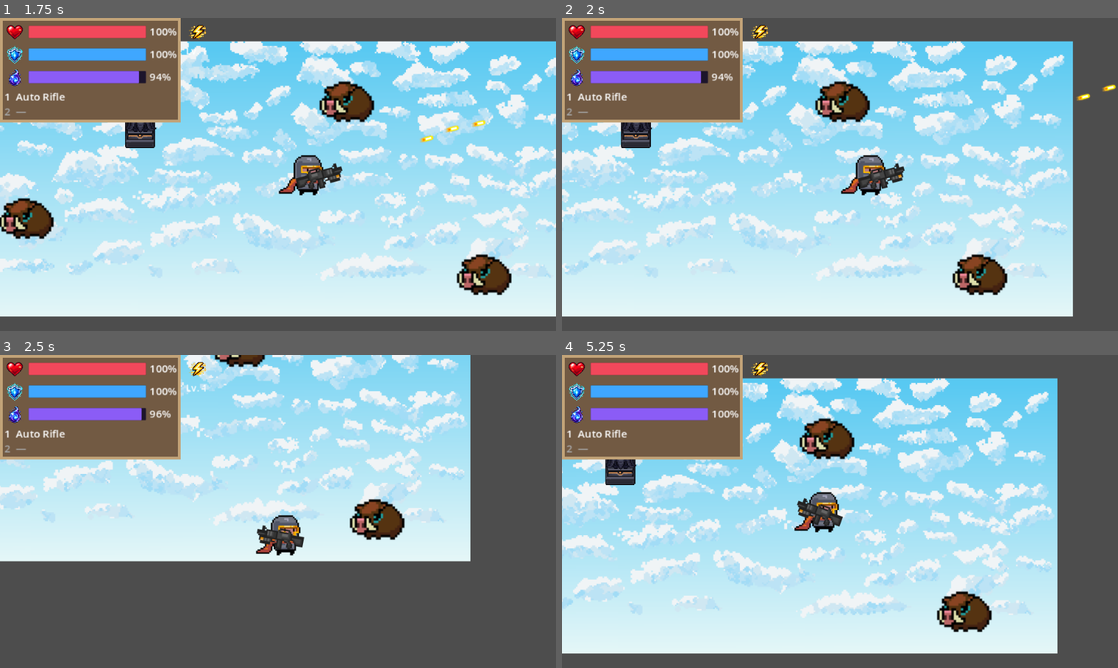
Above: before the commit, frames 1-4 (two rows, left to right).
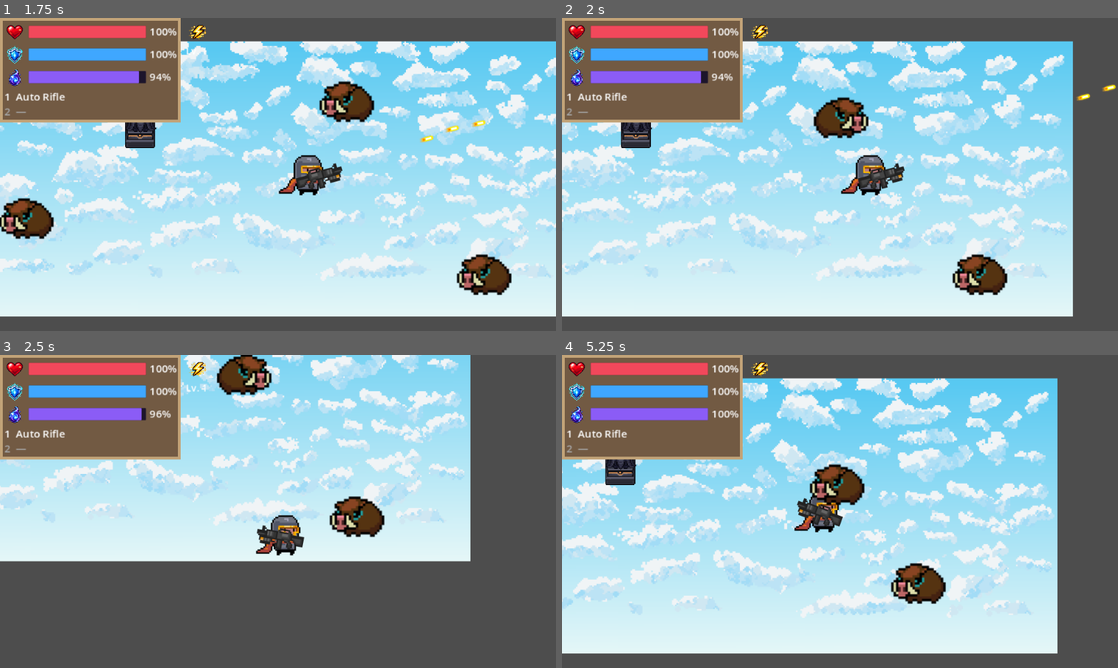
Above: after the commit, the same moments.

Repository: howtokys/eternal-sparks
Game: Godot game, scene res://scenes/World.tscn
Same seed, same stepped clock (60 frames per second), same inputs: the game is played once before the commit and once after it. This scene is started directly instead of the project's main scene. Sound files missing from this copy of the repository are replaced by a short silence.
Inputs (mouse positions are in pixels of both pictures, inside the frame that each line leads up to):
- Up to frame 1 (1.75 s): click "Speed Boost" at 0.5 s; tap Enter at 1.25 s; move the mouse to (400, 158) at 1.27 s; hold D (move_right) from 1.28 s (still down); hold E (interact) from 1.28 s (still down); click (400, 158) at 1.42 s
- Up to frame 2 (2 s): keep holding D (move_right); keep holding E (interact)
- Up to frame 3 (2.5 s): move the mouse to (166, 527) at 2.02 s; release D (move_right) at 2.03 s; release E (interact) at 2.03 s; hold S (move_down) from 2.03 s (still down); tap 1 (weapon_slot_1) at 2.1 s
- Up to frame 4 (5.25 s): move the mouse to (895, 442) at 2.77 s; release S (move_down) at 2.78 s; hold D (move_right) 2.78-3.53 s; hold 2 (weapon_slot_2) 2.78-3.53 s; move the mouse to (812, 574) at 3.52 s; hold W (move_up) 3.53-4.28 s; tap E (interact) at 3.6 s; click (812, 574) at 3.67 s; move the mouse to (1006, 558) at 4.27 s; hold 1 (weapon_slot_1) 4.28-5.03 s; hold A (move_left) from 4.28 s (still down); move the mouse to (673, 464) at 5.02 s; tap 2 (weapon_slot_2) at 5.1 s

Frame 1 is identical in both runs. In frame 2, 1.4% of the frame differs, in the area x 45-56%, y 20-39%; in frame 3, 2.4%; in frame 4, 4.1%, in the area x 42-78%, y 20-89%.
Error before the commit: Parse Error: Too few arguments for "update_hit_display()" call. Expected at least 1 but received 0. (res://scripts/enemy.gd:57)

Commit message:
merge main and some minor bug fix
Fixes damage stacking and gun direaction breaking

Diff:
--- a/scenes/First_Room.tscn
+++ b/scenes/First_Room.tscn
@@ -8,7 +8,9 @@
 [ext_resource type="PackedScene" uid="uid://csy4bgetfo0uy" path="res://scenes/chest.tscn" id="5_01mts"]
 [ext_resource type="PackedScene" uid="uid://5daivydu6730" path="res://scenes/HUD.tscn" id="6_f24qu"]
 [ext_resource type="Texture2D" uid="uid://cwj75ou4okqco" path="res://sprites/chests/Blue_Chest.png" id="8_blue_chest"]
+[ext_resource type="PackedScene" uid="uid://71e44rua1rey" path="res://scenes/poison_crate.tscn" id="8_ifb5r"]
 [ext_resource type="Texture2D" uid="uid://djh3bo72pjv57" path="res://sprites/chests/Golden_Chest.png" id="9_golden_chest"]
+[ext_resource type="PackedScene" uid="uid://i2xcix43ba4p" path="res://scenes/fireblast_crate.tscn" id="9_of64y"]
 [ext_resource type="Resource" path="res://Chest_loot/weapon_long_katana.tres" id="11_weapon_long_katana"]
 [ext_resource type="Resource" path="res://Chest_loot/weapon_ember_staff.tres" id="12_weapon_ember_staff"]
 
--- a/scripts/crate.gd
+++ b/scripts/crate.gd
@@ -31,7 +31,7 @@
 	var hit_direction := Vector2.RIGHT
 	if area is Bullet:
 		hit_direction = area.target_position.normalized()
-	elif area.global_position != global_position:
+	elif area and area.global_position != global_position:
 		hit_direction = global_position.direction_to(area.global_position)
 
 	collision.set_deferred("disabled", true)
--- a/scripts/enemy.gd
+++ b/scripts/enemy.gd
@@ -7,6 +7,7 @@
 @export var move_speed: float = 45.0
 @export var attack_cooldown: float = 0.8
 @export var contact_damage: int = 1
+
 
 # Frequently accessed child nodes.
 @onready var hurt_box: Area2D = $HurtBox
@@ -28,6 +29,7 @@
 var burn_time_remaining: float = 0.0
 var burn_tick_remaining: float = 0.0
 var slow_time_remaining: float = 0.0
+var recent_damage: int = 0
 
 # Detection areas update these flags as the player enters or leaves each range.
 func _on_detection_body_entered(body: Node2D) -> void:
@@ -42,20 +44,14 @@
 
 func _on_hurt_box_area_entered(area: Area2D) -> void:
 	if area is Bullet:
-		health_component.take_damage(area.damage)
+		take_damage(area.damage)  # ← use take_damage so it stacks
 		_apply_weapon_effect(area)
-
-		hit_count += 1
-		update_hit_display(1)
-		reset_timer.start()
+		area.queue_free()
 	elif area.is_in_group("enemy_attack") and "damage" in area:
-		health_component.take_damage(area.damage)
+		take_damage(area.damage)
 		_apply_weapon_effect(area)
 		if "knockback" in area and area.knockback > 0.0:
 			velocity += global_position.direction_to(area.global_position) * -area.knockback
-		hit_count += 1
-		update_hit_display()
-		reset_timer.start()
 
 func _on_attack_body_entered(body: Node2D) -> void:
 	if body.is_in_group("player"):
@@ -131,7 +127,7 @@
 		burn_time_remaining -= delta
 		burn_tick_remaining -= delta
 		if burn_tick_remaining <= 0.0:
-			health_component.take_damage(1)
+			take_damage(1)  # ← use take_damage
 			burn_tick_remaining = 1.0
 	if slow_time_remaining > 0.0:
 		slow_time_remaining -= delta
@@ -141,7 +137,8 @@
 
 func take_damage(amount: int) -> void:
 	health_component.take_damage(amount)
-	update_hit_display(amount)  # pass the actual damage
+	recent_damage += amount
+	update_hit_display(recent_damage)
 	reset_timer.start()
 
 func update_hit_display(amount: int) -> void:
@@ -155,5 +152,5 @@
 
 # Clear the damage counter after the reset timer expires.
 func reset_hit_counter() -> void:
-	hit_count = 0
+	recent_damage = 0
 	active_label = null
